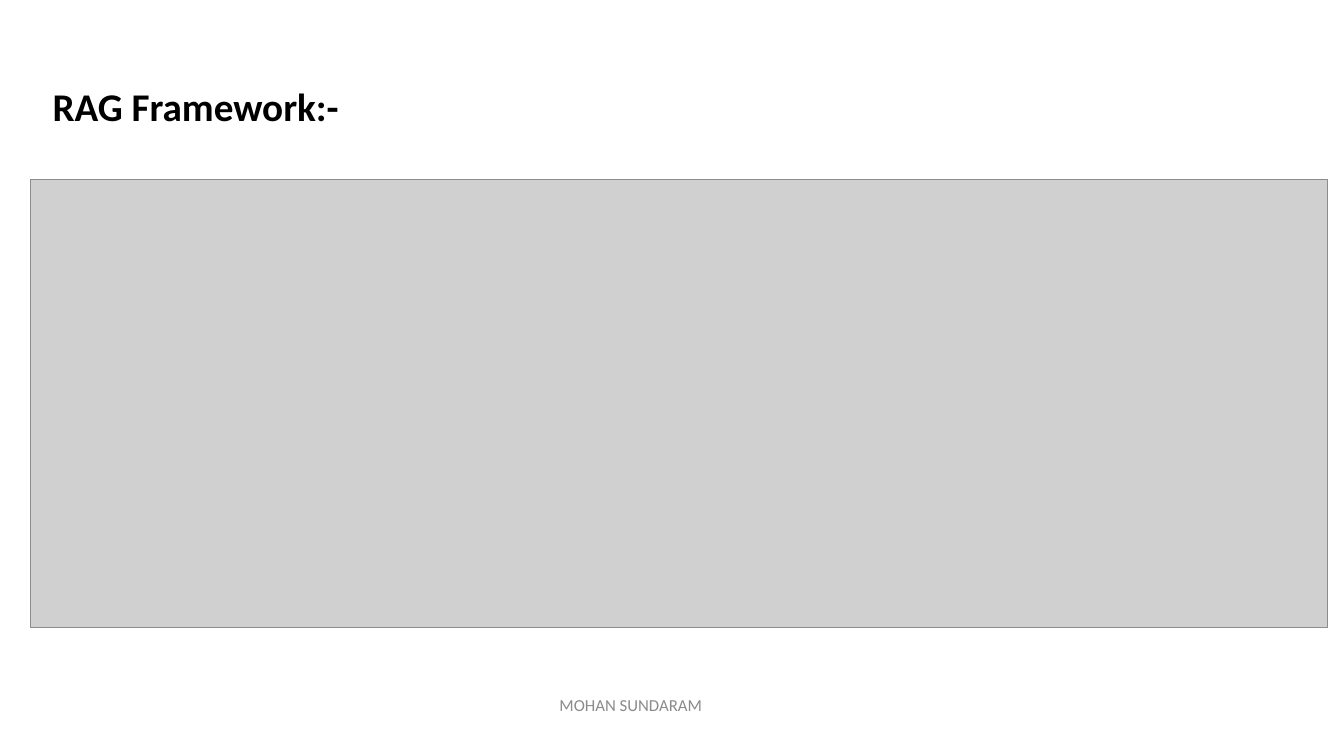
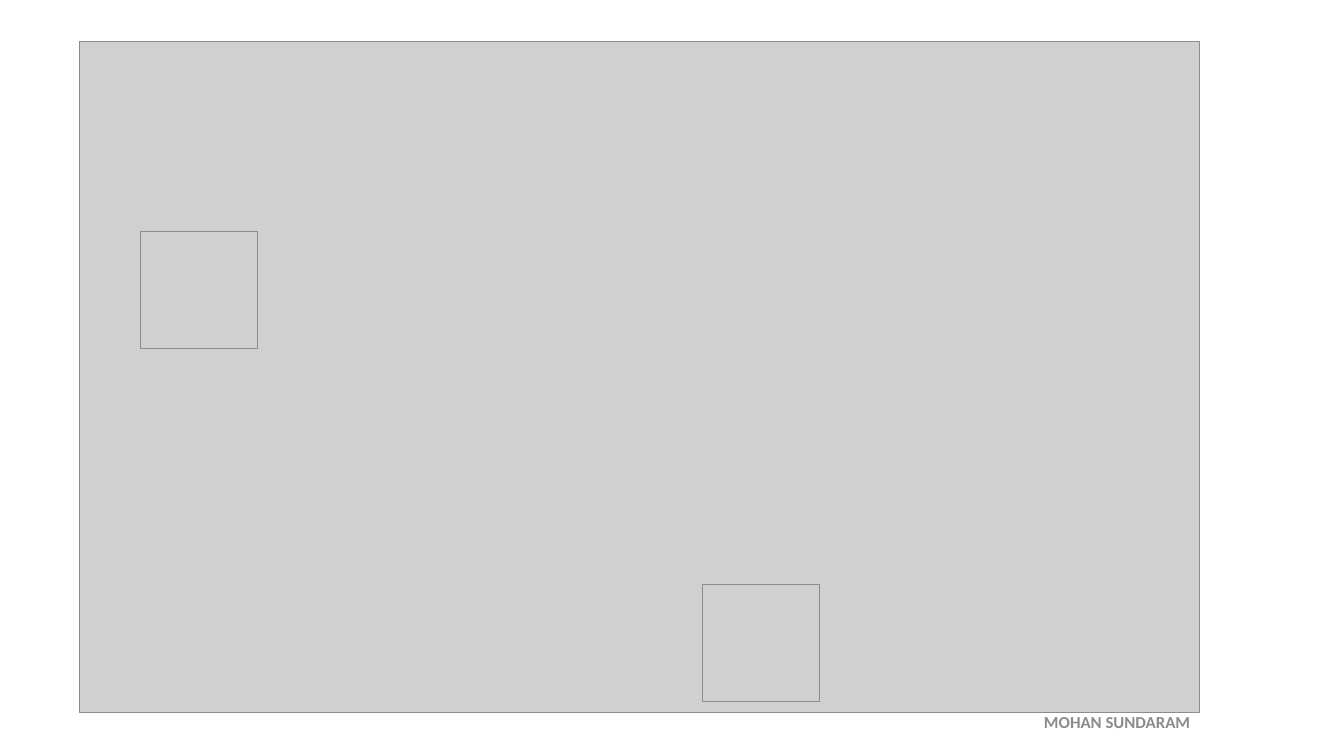
Before and after one commit to mohan4295work/Doc, a slide deck: slide 7 of Artificial Intelligence.pptx. Drawn at 1344x756 pixels with LibreOffice and Linux fonts; fonts in the diff are those of the drawing; grey boxes stand for pictures. Boxes give left, top, right and bottom in pixels: in the first picture for what was removed or moved away, otherwise in the second. Text is boxed around its words. In the diff, an @@ line names an element or a change of style, - is before the commit and + after.

```diff
--- a/Artificial Intelligence.pptx
+++ b/Artificial Intelligence.pptx
@@ picture resized from (x1=30, y1=179, x2=1328, y2=628) to (x1=80, y1=41, x2=1201, y2=713) @@
@@ text removed at (x1=53, y1=93, x2=339, y2=122) @@
-RAG Framework:-
@@ picture added at (x1=141, y1=232, x2=258, y2=349) @@
@@ picture added at (x1=703, y1=585, x2=820, y2=702) @@
@@ text "MOHAN SUNDARAM" moved from (x1=559, y1=700, x2=702, y2=711) to (x1=1044, y1=717, x2=1191, y2=728) @@
@@ text "MOHAN SUNDARAM" at (x1=1044, y1=717, x2=1191, y2=728): bold on @@
```
Also in this commit, not shown: 10 other slides changed, 3 slides added.
